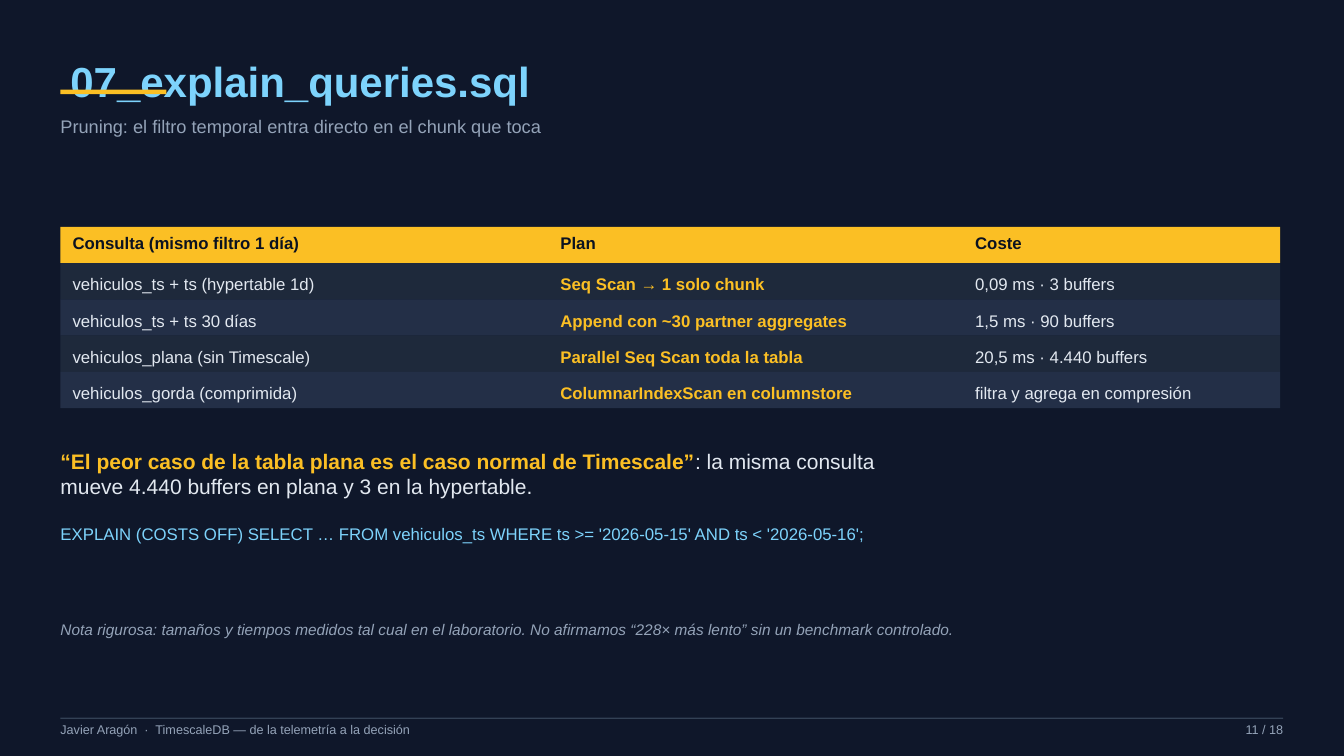
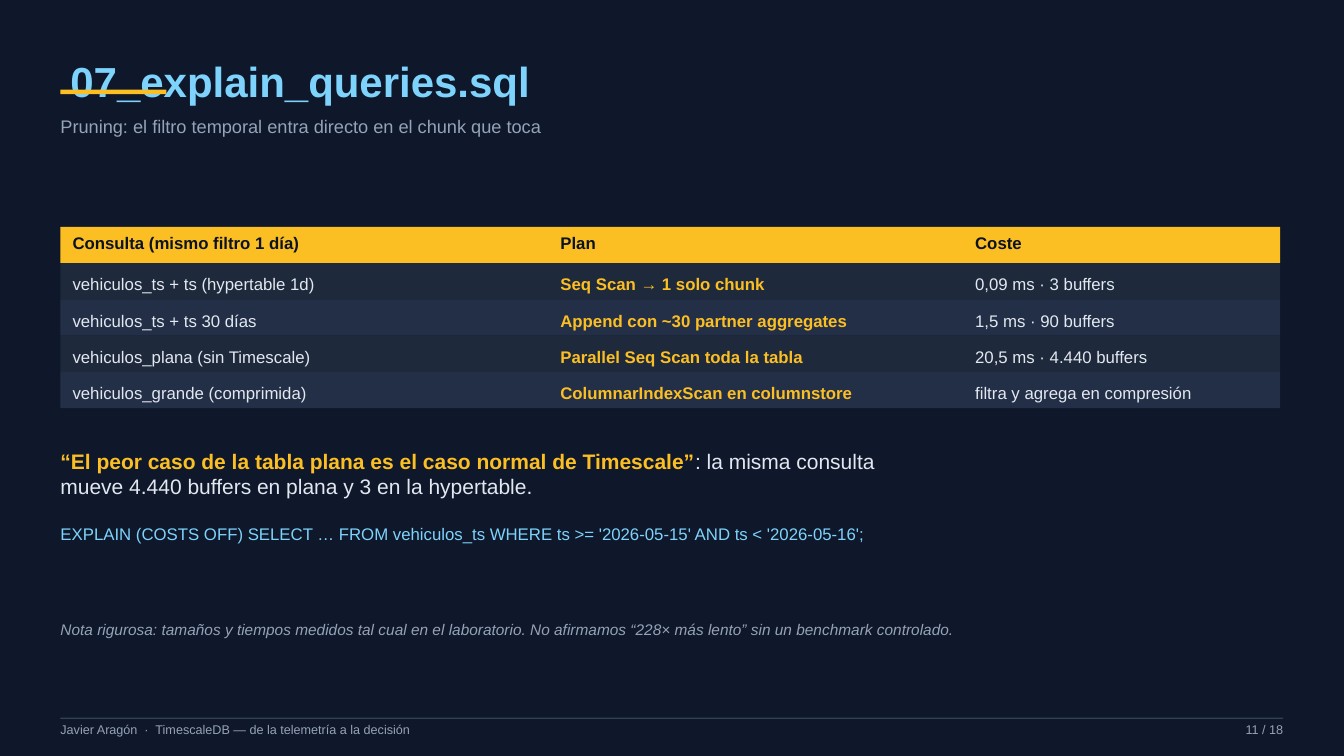
Before and after one commit to xavipuerto/autometrics-demo, a slide deck: slide 11 of presentacion/TimescaleDB-PPT-Javier.pptx. Drawn at 1344x756 pixels with LibreOffice and Linux fonts; fonts in the diff are those of the drawing. Boxes give left, top, right and bottom in pixels: in the first picture for what was removed or moved away, otherwise in the second. Text is boxed around its words. In the diff, an @@ line names an element or a change of style, - is before the commit and + after.

Commit message:
renombrar vehiculos_gorda a vehiculos_grande (tabla, esquema, scripts, README, PPT) + recrear entorno

```diff
--- a/presentacion/TimescaleDB-PPT-Javier.pptx
+++ b/presentacion/TimescaleDB-PPT-Javier.pptx
@@ text at [73,387,307,403]: text changed @@
-vehiculos_gorda (comprimida)
+vehiculos_grande (comprimida)
```
Also in this commit, not shown: 4 other slides changed, 10 other files.
